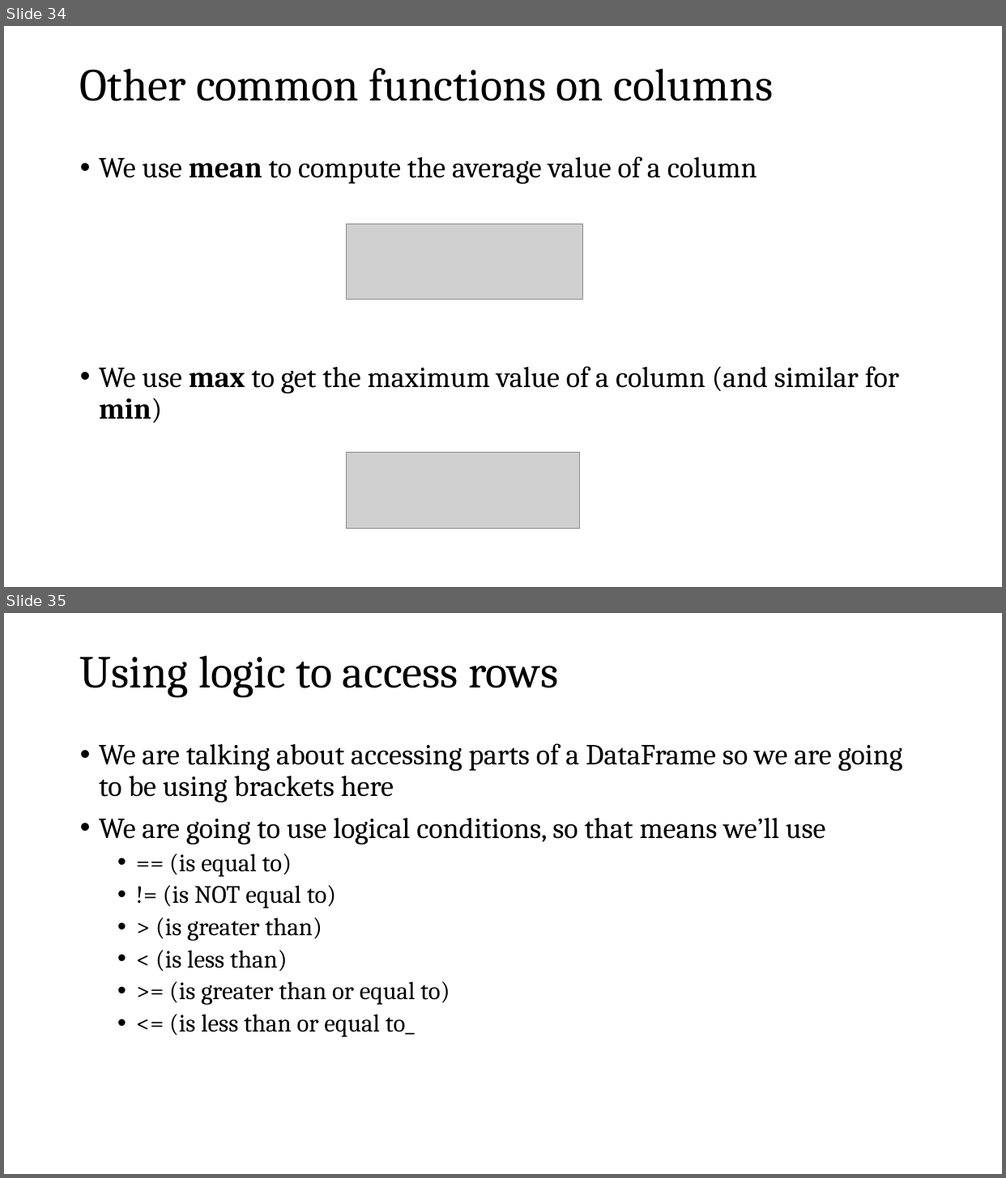
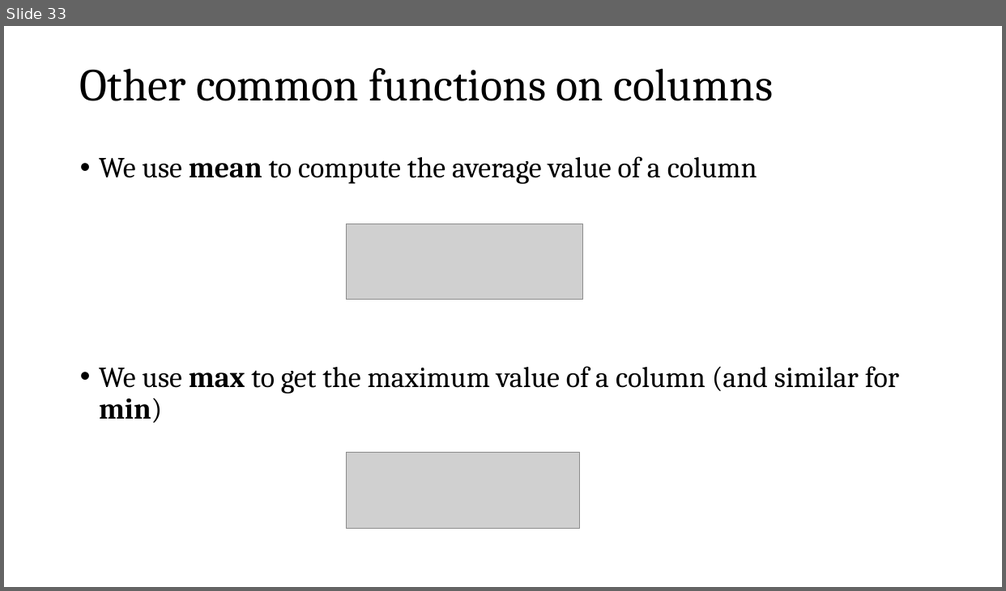
Before and after one commit to zjelveh/zjelveh.github.io, a slide deck: files/ccjs418e_fall2026/Intro_to_Pandas.pptx. Shown one above the other, each under a label of ours: slides 34 and 35 before the commit, slide 33 after it. The pictures are 1006x1178 and 1006x591 pixels, drawn with LibreOffice and Linux fonts; fonts in the diff are those of the drawing; grey boxes stand for pictures. Boxes give left, top, right and bottom in pixels: in the first picture for what was removed or moved away, otherwise in the second. Text is boxed around its words. In the diff, an @@ line names an element or a change of style, - is before the commit and + after.

```diff
--- a/files/ccjs418e_fall2026/Intro_to_Pandas.pptx
+++ b/files/ccjs418e_fall2026/Intro_to_Pandas.pptx
@@ slide 35 removed at box(4, 613, 1002, 1174), background #FFFFFF @@
@@ title removed at box(80, 655, 558, 697) @@
-Using logic to access rows
@@ text removed at box(99, 743, 903, 1037) @@
-• We are talking about accessing parts of a DataFrame so we are going to be using brackets here
-• We are going to use logical conditions, so that means we’ll use
-  • == (is equal to)
-  • != (is NOT equal to)
-  • > (is greater than)
-  • < (is less than)
-  • >= (is greater than or equal to)
-  • <= (is less than or equal to_
@@ what was slide 34 is now slide 33 @@
```
Also in this commit, not shown: 6 other slides removed.
